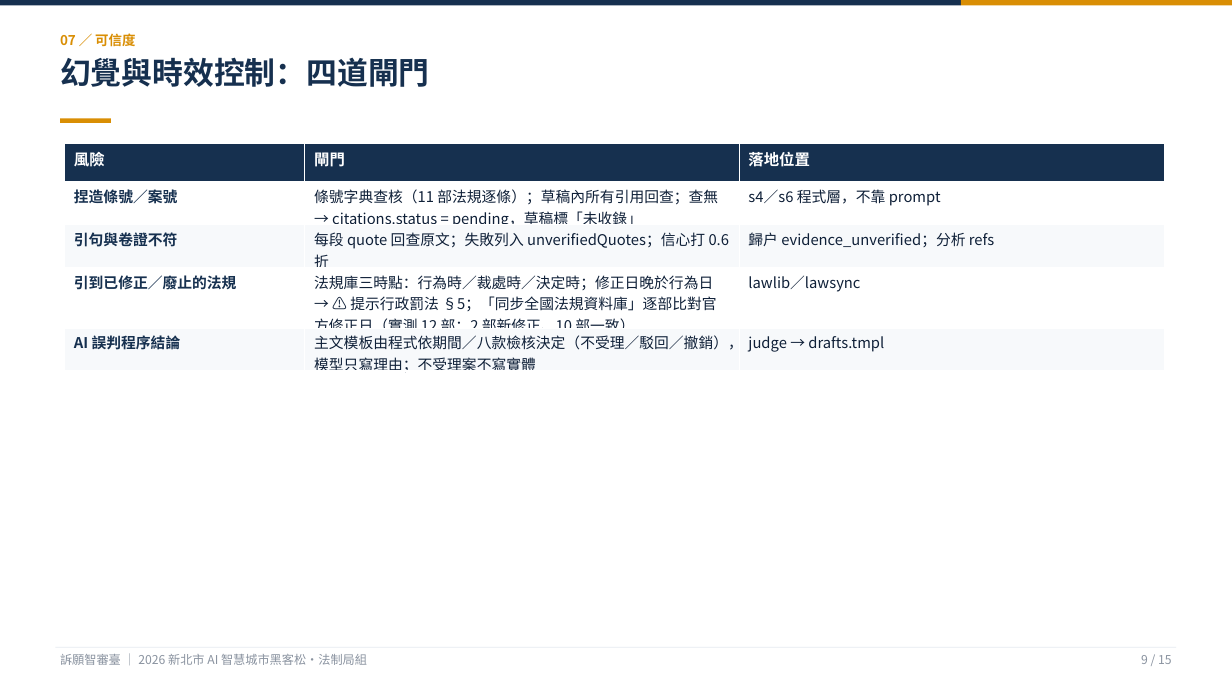
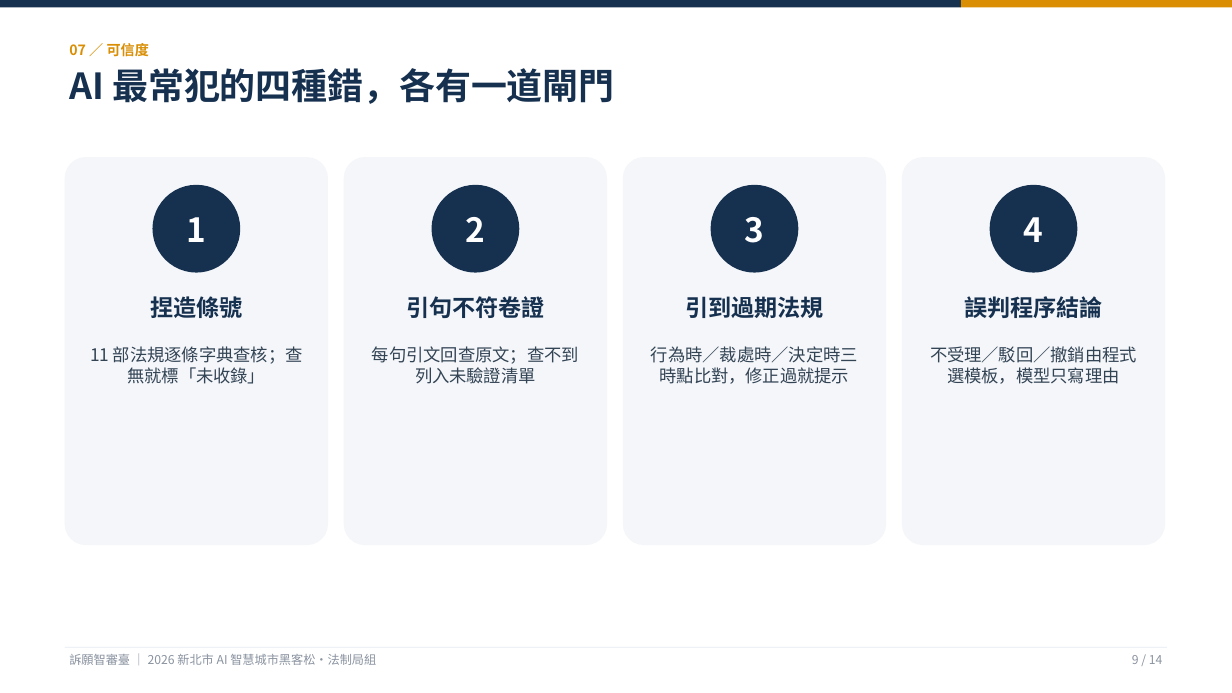
Before and after one commit to KevinMursh/hackathon_wisxxxx, a slide deck: slide 9 of docs/提案/提案簡報-訴願智審臺.pptx. Drawn at 1232x693 pixels with LibreOffice and Linux fonts; fonts in the diff are those of the drawing. Boxes give left, top, right and bottom in pixels: in the first picture for what was removed or moved away, otherwise in the second. Text is boxed around its words. In the diff, an @@ line names an element or a change of style, - is before the commit and + after.

```diff
--- a/docs/提案/提案簡報-訴願智審臺.pptx
+++ b/docs/提案/提案簡報-訴願智審臺.pptx
@@ text "07 ／ 可信度": place and size @@
-text "07 ／ 可信度" at bbox=[60, 33, 135, 46]
+text "07 ／ 可信度" at bbox=[69, 43, 149, 57]
@@ text "07 ／ 可信度" at bbox=[69, 43, 149, 57]: size 10.5 to 11 pt @@
@@ text at bbox=[69, 68, 614, 104]: text changed; size 24 to 28 pt @@
-幻覺與時效控制：四道閘門
+AI 最常犯的四種錯，各有一道閘門
@@ rectangle removed at bbox=[60, 118, 111, 123] @@
@@ table removed at bbox=[65, 143, 1165, 374], 5 rows, 3 columns @@
-風險 | 閘門 | 落地位置
-捏造條號／案號 | 條號字典查核（11 部法規逐條）；草稿內所有引用回查；查無 → citations.status = pending，草稿標「未收錄」 | s4／s6 程式層，不靠 prompt
-引句與卷證不符 | 每段 quote 回查原文；失敗列入 unverifiedQuotes；信心打 0.6 折 | 歸戶 evidence_unverified；分析 refs
-引到已修正／廢止的法規 | 法規庫三時點：行為時／裁處時／決定時；修正日晚於行為日 → ⚠ 提示行政罰法 §5；「同步全國法規資料庫」逐部比對官方修正日（實測 12 部：2 部新修正、10 部一致） | lawlib／lawsync
-AI 誤判程序結論 | 主文模板由程式依期間／八款檢核決定（不受理／駁回／撤銷），模型只寫理由；不受理案不寫實體 | judge → drafts.tmpl
@@ rounded rectangle added at bbox=[65, 157, 328, 545], fill #F4F6F9 @@
@@ rounded rectangle added at bbox=[344, 157, 607, 545], fill #F4F6F9 @@
@@ rounded rectangle added at bbox=[623, 157, 886, 545], fill #F4F6F9 @@
@@ rounded rectangle added at bbox=[902, 157, 1165, 545], fill #F4F6F9 @@
@@ ellipse added at bbox=[152, 185, 240, 273], fill #16304F, 26 pt, text #FFFFFF, bold @@
+1
@@ ellipse added at bbox=[432, 185, 519, 273], fill #16304F, 26 pt, text #FFFFFF, bold @@
+2
@@ ellipse added at bbox=[711, 185, 799, 273], fill #16304F, 26 pt, text #FFFFFF, bold @@
+3
@@ ellipse added at bbox=[990, 185, 1078, 273], fill #16304F, 26 pt, text #FFFFFF, bold @@
+4
@@ text added at bbox=[150, 296, 242, 318], 18 pt, text #16304F, bold @@
+捏造條號
@@ text added at bbox=[406, 296, 545, 318], 18 pt, text #16304F, bold @@
+引句不符卷證
@@ text added at bbox=[685, 296, 824, 318], 18 pt, text #16304F, bold @@
+引到過期法規
@@ text added at bbox=[964, 296, 1103, 318], 18 pt, text #16304F, bold @@
+誤判程序結論
@@ text added at bbox=[90, 346, 303, 384], 13.5 pt, text #334455 @@
+11 部法規逐條字典查核；查無就標「未收錄」
@@ text added at bbox=[372, 346, 579, 384], 13.5 pt, text #334455 @@
+每句引文回查原文；查不到列入未驗證清單
@@ text added at bbox=[651, 346, 858, 384], 13.5 pt, text #334455 @@
+行為時／裁處時／決定時三時點比對，修正過就提示
@@ text added at bbox=[930, 346, 1137, 384], 13.5 pt, text #334455 @@
+不受理／駁回／撤銷由程式選模板，模型只寫理由
@@ text "訴願智審臺 ｜ 2026 新北市 AI ...": place and size @@
-text "訴願智審臺 ｜ 2026 新北市 AI ..." at bbox=[60, 654, 367, 665]
+text "訴願智審臺 ｜ 2026 新北市 AI ..." at bbox=[69, 654, 376, 665]
@@ rectangle: place and size @@
-rectangle at bbox=[55, 647, 1177, 648]
+rectangle at bbox=[65, 647, 1167, 648]
@@ text at bbox=[1132, 655, 1163, 664]: text changed @@
-9 / 15
+9 / 14
```
Also in this commit, not shown: 6 other slides changed, 7 slides added, 8 slides removed, 5 other files.
